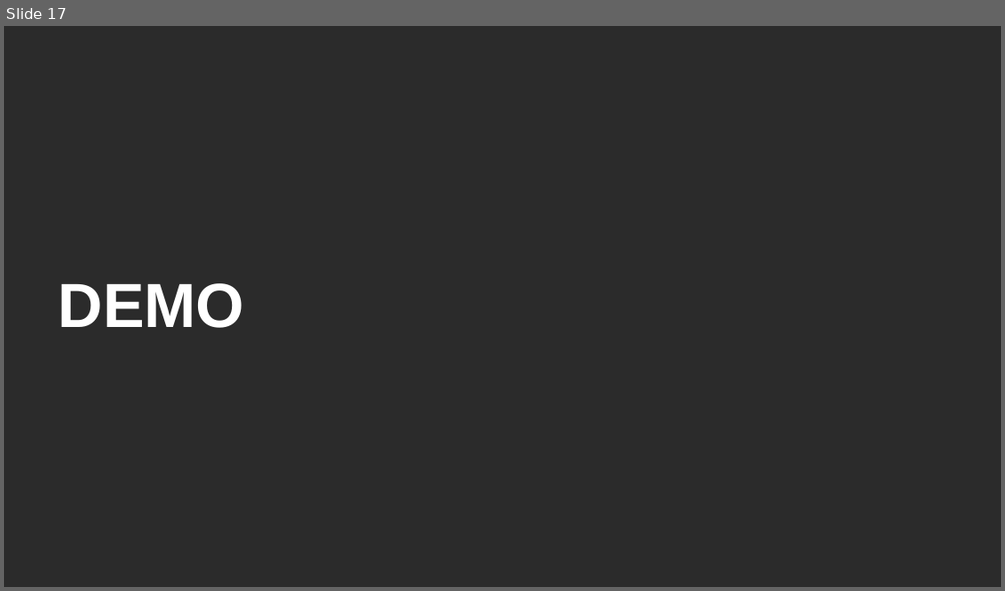
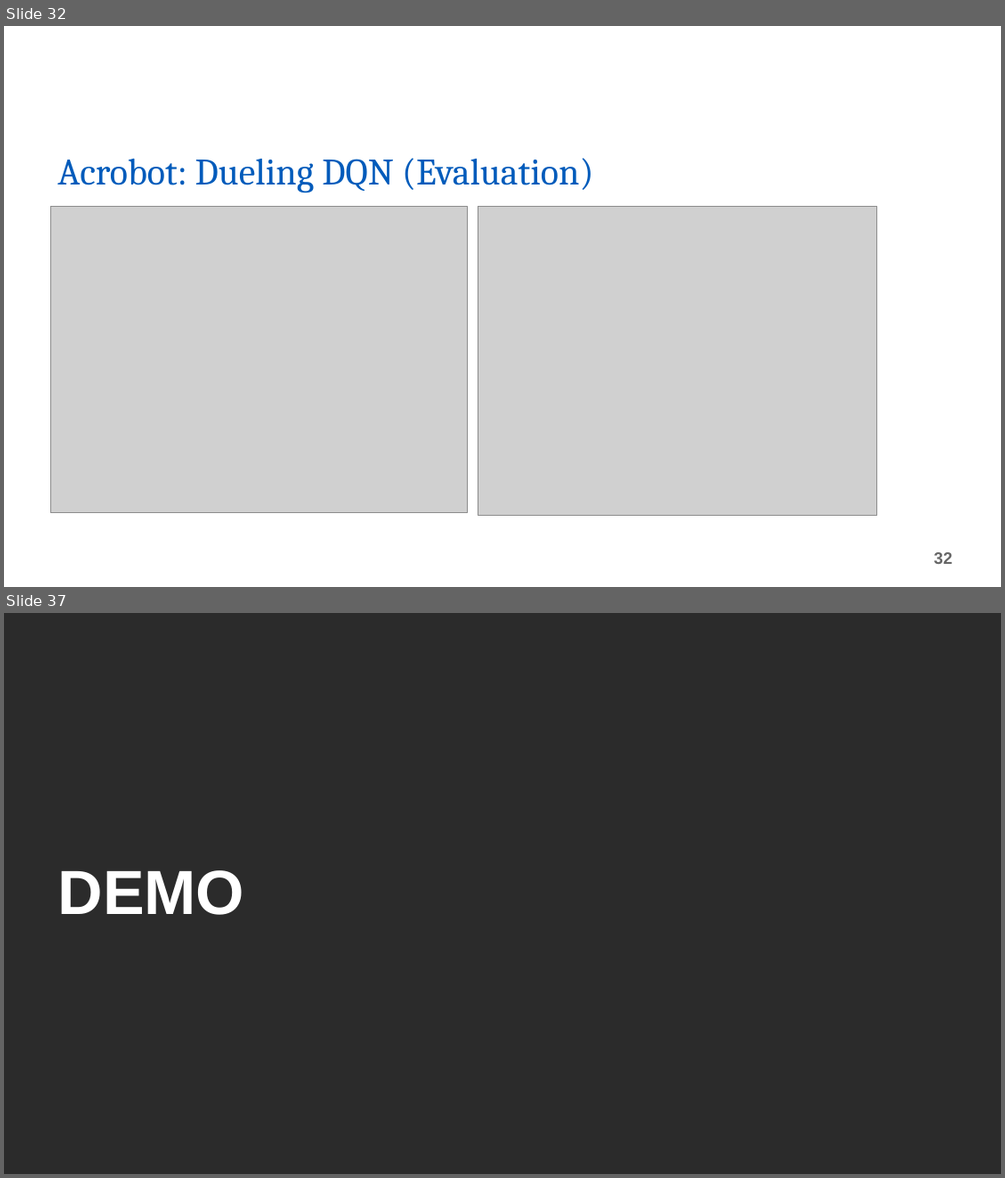
Before and after one commit to vivek-viswam-rv/rl-experiments, a slide deck: Final Project Presentation.pptx. Shown one above the other, each under a label of ours: slide 17 before the commit, slides 32 and 37 after it; the slides between them are not shown. The pictures are 1005x591 and 1005x1178 pixels, drawn with LibreOffice and Linux fonts; fonts in the diff are those of the drawing; grey boxes stand for pictures; background and template pictures are left out; a plain dark background stands for a picture behind light text. Boxes give left, top, right and bottom in pixels: in the first picture for what was removed or moved away, otherwise in the second. Text is boxed around its words. In the diff, an @@ line names an element or a change of style, - is before the commit and + after.

Commit message:
Updated ppt with Lunar Lander and Acrobot results

```diff
--- a/Final Project Presentation.pptx
+++ b/Final Project Presentation.pptx
@@ slide 32 added at (4, 26, 1001, 587), background picture (left out) @@
@@ title added at (57, 158, 593, 193), 36 pt, text #005BBB @@
+Acrobot: Dueling DQN (Evaluation)
@@ picture added at (50, 206, 467, 512) @@
@@ picture added at (477, 206, 876, 515) @@
@@ page number added at (934, 552, 953, 564), 16 pt, text #666666, bold @@
+32
@@ what was slide 17 is now slide 37 @@
```
Also in this commit, not shown: 2 slides changed, 19 other slides added.
